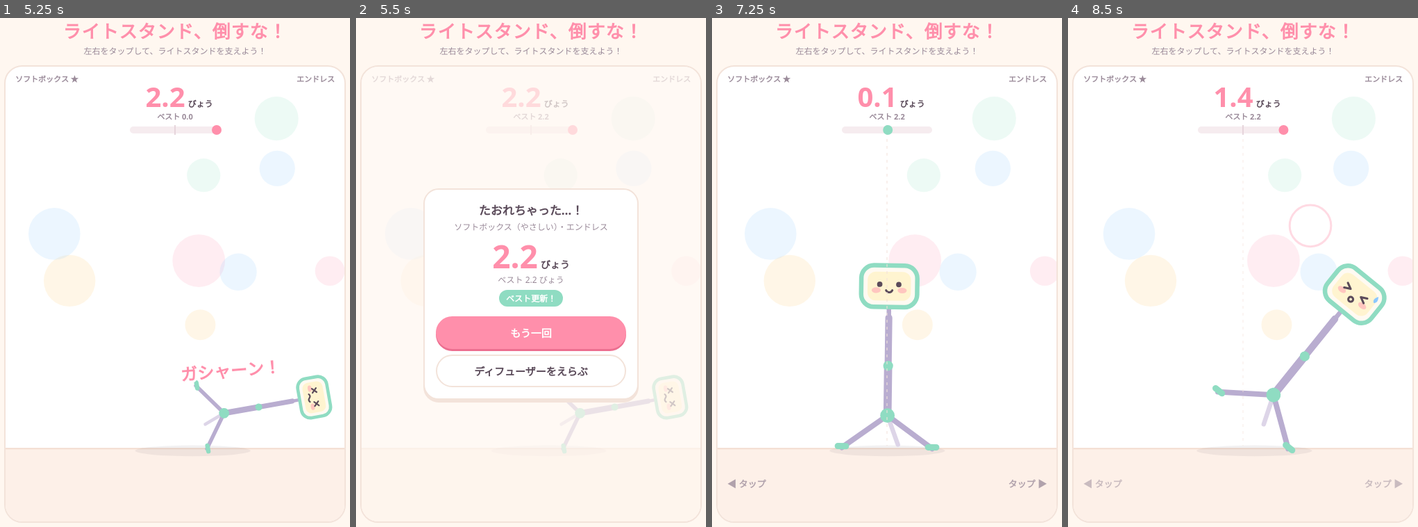
Above: before the commit, frames 1-4 (left to right).
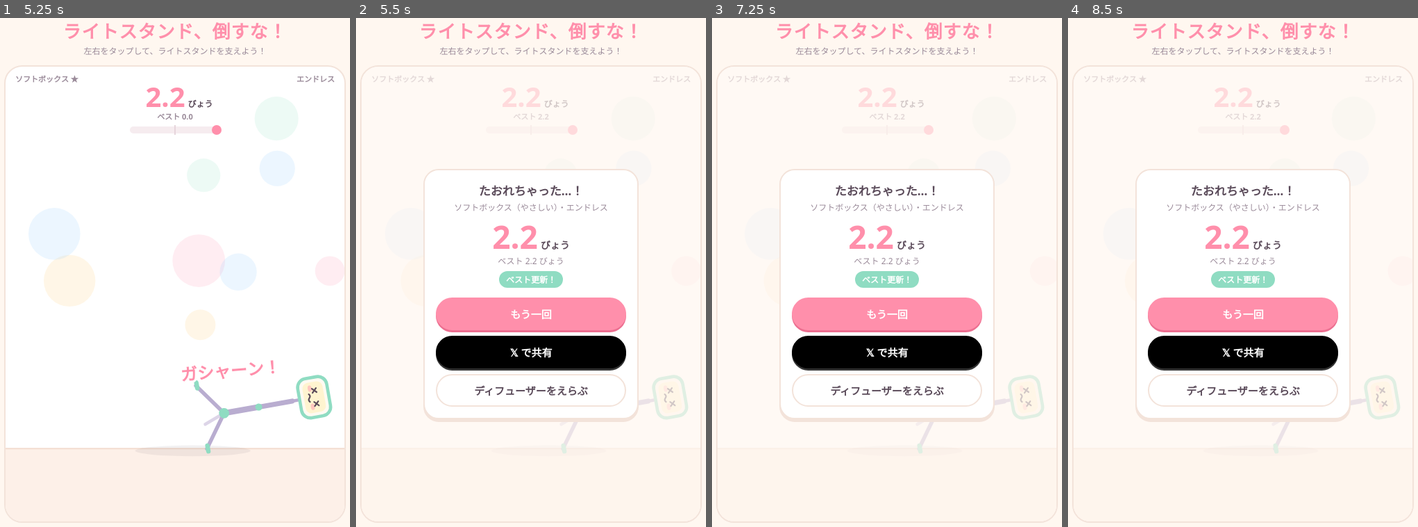
Above: after the commit, the same moments.

Repository: suzuki-mume/lightstand_game
Game: browser game, page index.html
Same seed, same stepped clock (60 frames per second), same inputs: the game is played once before the commit and once after it.
Inputs (mouse positions are in pixels of both pictures, inside the frame that each line leads up to):
- Up to frame 1 (5.25 s): click (175, 292) at 0.27 s; hold Right 1.03-1.53 s; click (175, 338) at 1.07 s; tap Space every 0.5 s from 1.1 to 5.1 s; hold Left 1.58-2.15 s; click (108, 247) at 1.67 s; click "タップ ▶" at 1.77 s; hold Right 2.2-2.87 s; click (241, 226) at 2.27 s; click (224, 384) at 2.87 s; hold Left 2.92-3.35 s; hold Right 3.4-3.9 s; click (91, 409) at 3.47 s; hold Left 3.95-4.52 s; click (175, 201) at 4.07 s; hold Right 4.57-5.23 s; click (276, 318) at 4.67 s
- Up to frame 2 (5.5 s): click (429, 292) at 5.27 s; hold Left from 5.28 s (still down)
- Up to frame 3 (7.25 s): tap Space every 0.5 s from 5.6 to 7.1 s; release Left at 5.72 s; hold Right 5.77-6.27 s; click (852, 450) at 5.87 s; hold Left 6.32-6.88 s; click (922, 135) at 6.47 s; hold Right from 6.93 s (still down); click (887, 353) at 7.02 s, where only the run after the commit has a clickable "𝕏 で共有"; click (887, 338) at 7.07 s
- Up to frame 4 (8.5 s): release Right at 7.6 s; tap Space at 7.6, 8.1 s; hold Left 7.65-8.08 s; click (1176, 247) at 7.67 s; hold Right from 8.13 s (still down); click (1309, 226) at 8.27 s

Frame 1 is identical in both runs. In frame 2, 10% of the frame differs, in the area x 19-81%, y 29-80%; in frame 3, 12%; in frame 4, 13%, in the area x 4-96%, y 11-93%.

Commit message:
Add X (Twitter) share button to result screen
Co-Authored-By: Claude Sonnet 4.6 <noreply@anthropic.com>

Diff:
--- a/index.html
+++ b/index.html
@@ -93,6 +93,7 @@
     border:2px solid var(--line); background:#fff; color:var(--ink); cursor:pointer;
   }
   .btn.primary{background:var(--pink); border-color:var(--pink); color:#fff; box-shadow:0 3px 0 var(--pink-d)}
+  .btn.x{background:#000; border-color:#000; color:#fff; box-shadow:0 3px 0 #333}
   .btn:active{transform:translateY(2px)}
 </style>
 </head>
@@ -133,6 +134,7 @@
         <p class="tip hidden" id="rTip"></p>
         <div class="btns">
           <button class="btn primary" id="btnRetry">もう一回</button>
+          <button class="btn x" id="btnShare">𝕏 で共有</button>
           <button class="btn" id="btnSelect">ディフューザーをえらぶ</button>
         </div>
       </div>
@@ -899,6 +901,23 @@
   });
 
   $('btnRetry').addEventListener('click', () => startGame(S.stand));
+
+  $('btnShare').addEventListener('click', () => {
+    const st = S.stand;
+    const score = Math.floor(S.elapsed * 10) / 10;
+    let text;
+    if (gameMode === 'minute' && S.mode === 'clear') {
+      text = 'ライトスタンド、倒すな！🎬\n' + st.name + 'で1分チャレンジクリア！！🎉\n#ライトスタンド倒すな';
+    } else if (gameMode === 'minute') {
+      const left = Math.max(0, CONFIG.minuteGoal - score);
+      text = 'ライトスタンド、倒すな！🎬\n' + st.name + 'で' + score.toFixed(1) + '秒まで粘ったけど倒れた😭 あと' + left.toFixed(1) + '秒だったのに…\n#ライトスタンド倒すな';
+    } else {
+      text = 'ライトスタンド、倒すな！🎬\n' + st.name + 'で' + score.toFixed(1) + '秒キープしたよ！\n#ライトスタンド倒すな';
+    }
+    const shareUrl = 'https://lightstandgame.vercel.app/';
+    window.open('https://twitter.com/intent/tweet?text=' + encodeURIComponent(text) + '&url=' + encodeURIComponent(shareUrl), '_blank', 'noopener,noreferrer');
+  });
+
   $('btnSelect').addEventListener('click', () => {
     S.mode = 'select';
     S.confetti = [];
